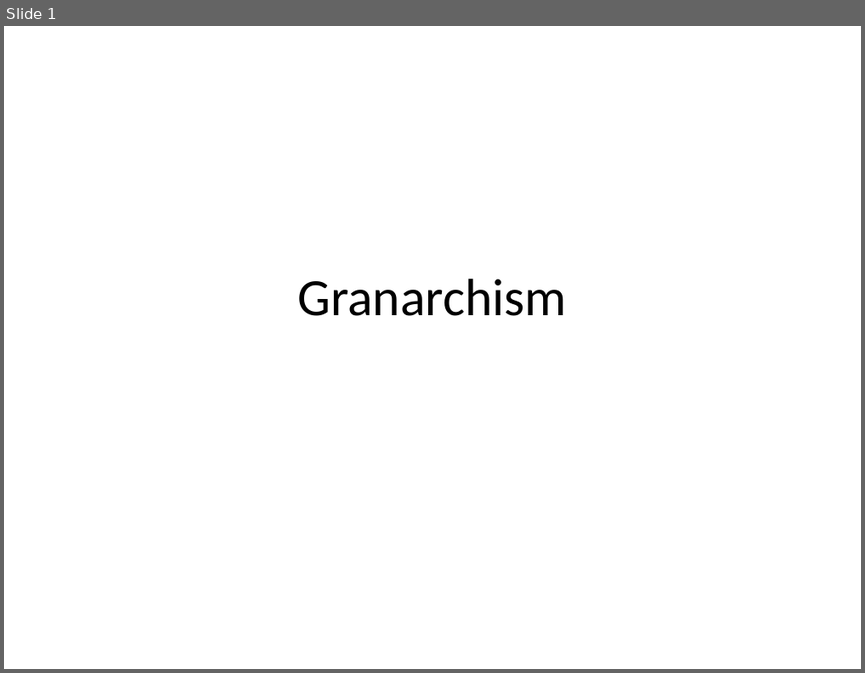
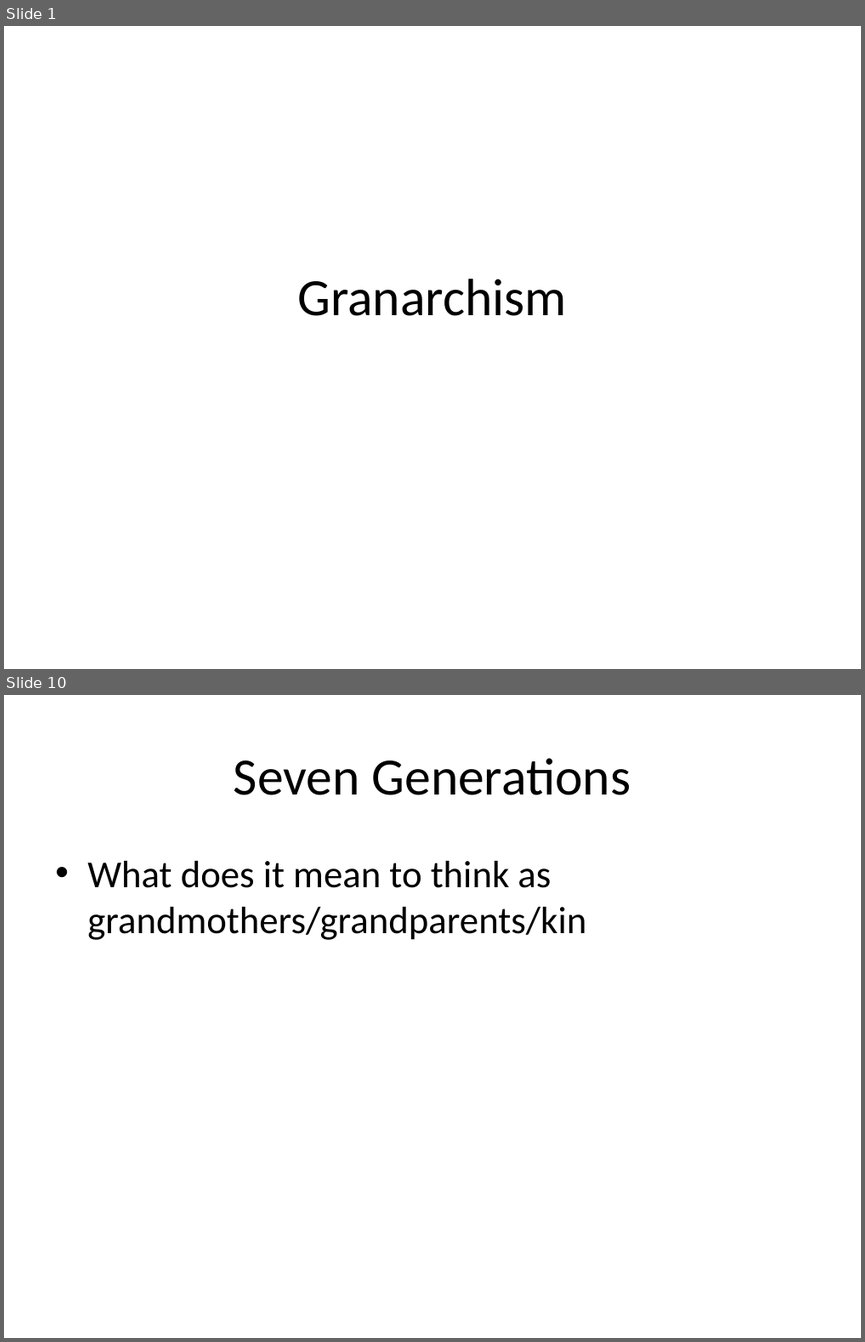
Before and after one commit to mcverter/Dissertation, a slide deck: work/__NEWEST__/KaG/220814_ASN_GRANARCHISM.pptx. Shown one above the other, each under a label of ours: slide 1 before the commit, slides 1 and 10 after it; the slides between them are not shown. The pictures are 865x673 and 865x1342 pixels, drawn with LibreOffice and Linux fonts; fonts in the diff are those of the drawing. Boxes give left, top, right and bottom in pixels: in the first picture for what was removed or moved away, otherwise in the second. Text is boxed around its words. In the diff, an @@ line names an element or a change of style, - is before the commit and + after.

```diff
--- a/work/__NEWEST__/KaG/220814_ASN_GRANARCHISM.pptx
+++ b/work/__NEWEST__/KaG/220814_ASN_GRANARCHISM.pptx
@@ slide 10 added at bbox=[4, 695, 861, 1338], background #FFFFFF @@
@@ title added at bbox=[234, 758, 631, 795], 44 pt, text #000000 @@
+Seven Generations
@@ text added at bbox=[87, 861, 586, 940], 32 pt, text #000000 @@
+• What does it mean to think as grandmothers/grandparents/kin
```
Also in this commit, not shown: 1 slide changed, 7 other slides added, 4 slides removed, 1 other file.
